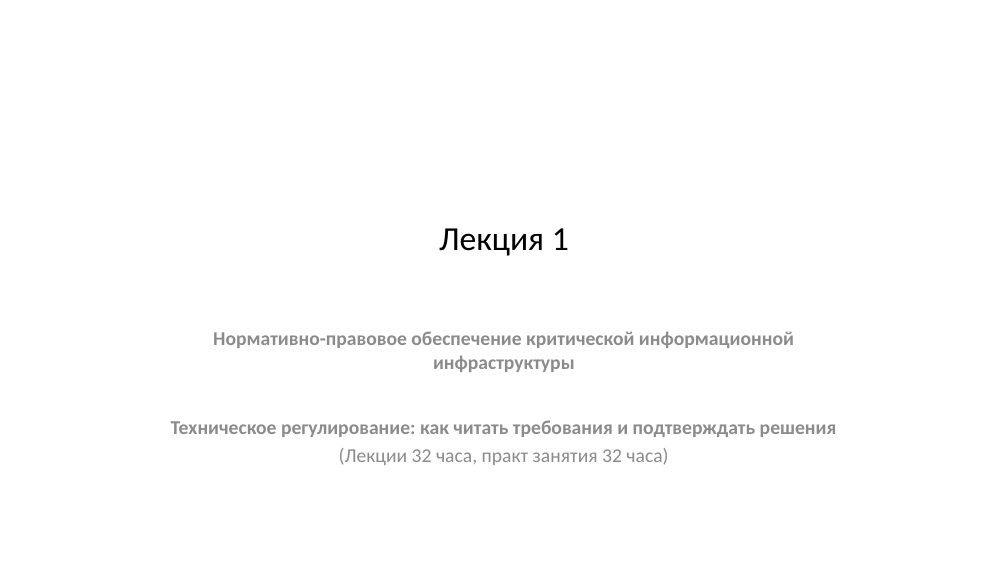
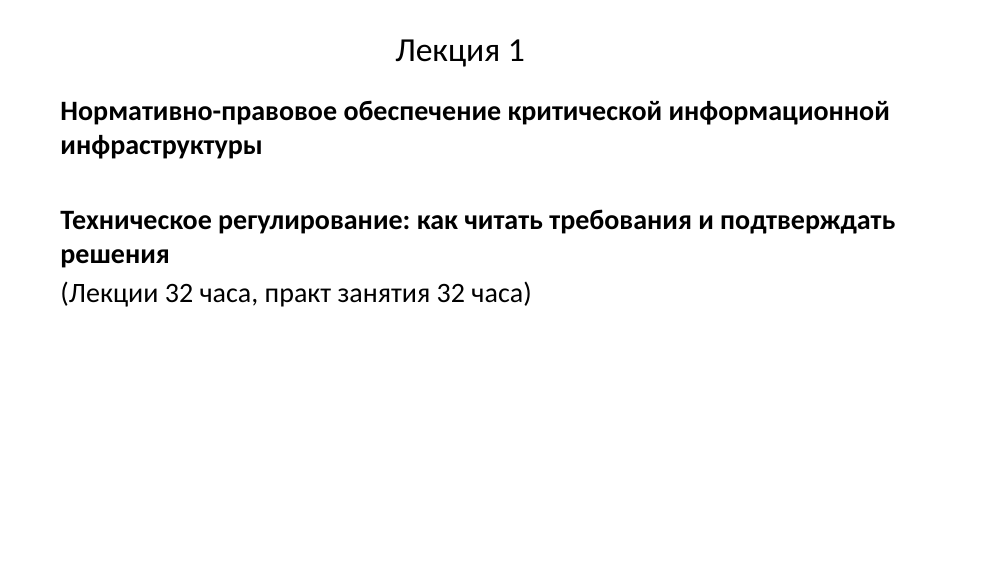
Before and after one commit to arasskazov/IFTIS-KII-2026, a slide deck: slide 1 of Lec_1_Модуль 1_1_Слайд-конспект.pptx. Drawn at 1008x567 pixels with LibreOffice and Linux fonts; fonts in the diff are those of the drawing; background and template pictures are left out. Boxes give left, top, right and bottom in pixels: in the first picture for what was removed or moved away, otherwise in the second. Text is boxed around its words. In the diff, an @@ line names an element or a change of style, - is before the commit and + after.

```diff
--- a/Lec_1_Модуль 1_1_Слайд-конспект.pptx
+++ b/Lec_1_Модуль 1_1_Слайд-конспект.pptx
@@ title "Лекция 1" moved from (x1=439, y1=228, x2=569, y2=256) to (x1=395, y1=39, x2=525, y2=67) @@
@@ text "Нормативно-правовое обеспечение критической информационной и ..." moved from (x1=171, y1=331, x2=837, y2=465) to (x1=60, y1=100, x2=895, y2=307) @@
@@ text "Нормативно-правовое обеспечение критической информационной и ..." at (x1=60, y1=100, x2=895, y2=307): size 14 to 20 pt, text colour #8C8C8C to #000000; alignment centre to left; more space between paragraphs @@
```
Also in this commit, not shown: 6 other slides changed, 23 slides added, 2 slides removed.
